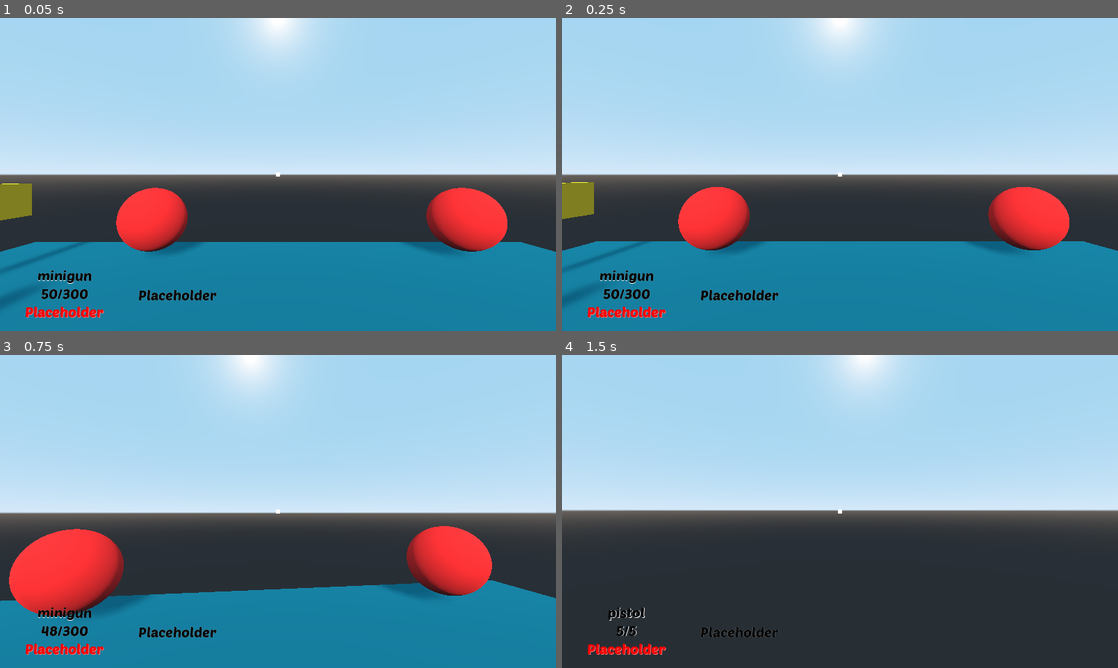
Above: before the commit, frames 1-4 (two rows, left to right).
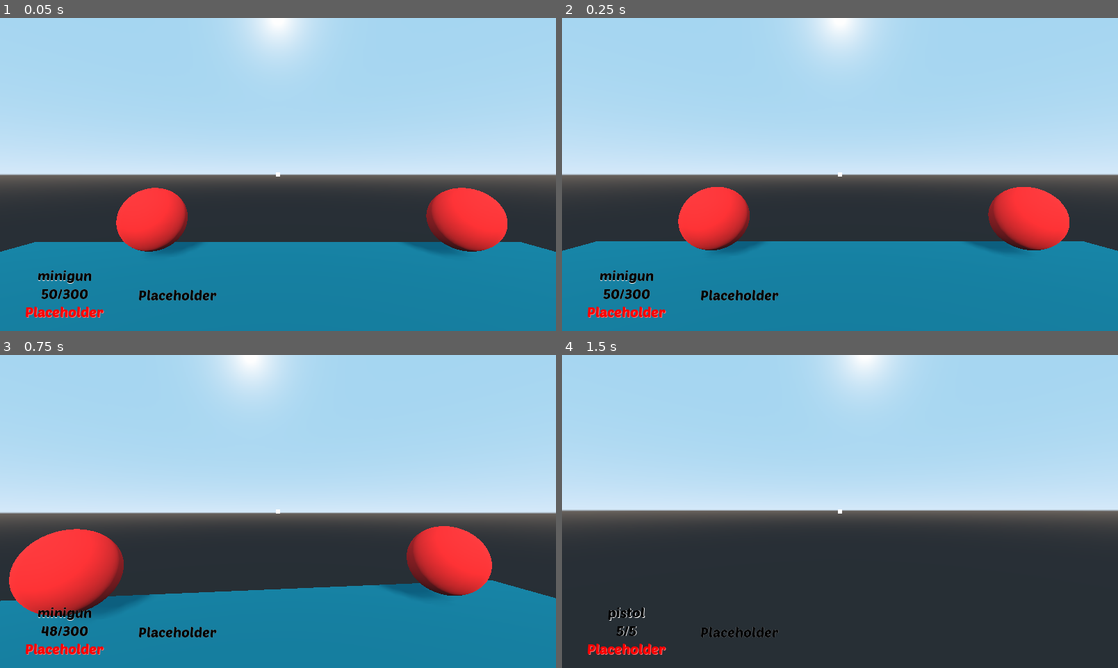
Above: after the commit, the same moments.

Repository: lorenzobartolini00/godot_project
Game: Godot game, scene res://scenes/main.tscn
Two runs of this game, one before a commit and one after it. Both use one fixed random seed, a clock stepped at 60 frames per second and the inputs below.
Inputs (mouse positions are in pixels of both pictures, inside the frame that each line leads up to):
- Up to frame 1 (0.05 s): no input
- Up to frame 2 (0.25 s): no input
- Up to frame 3 (0.75 s): tap Enter at 0.5 s; move the mouse to (305, 511) at 0.52 s; press the mouse at (305, 511) at 0.53 s; hold W (move_forward) from 0.53 s (still down)
- Up to frame 4 (1.5 s): keep holding W (move_forward); tap Space (jump) at 0.77 s; move the mouse to (812, 511) at 1.27 s; release the mouse at (812, 511) at 1.28 s; tap F (change_weapon) at 1.35 s

The runs differ from the first frame. In frame 1, 0.9% of the frame differs, in the area x 0-16%, y 52-93%; in frame 2, 0.9%; in frame 3, less than 0.1%; in frame 4, nothing differs.

Commit message:
Conclusa prima implementazione inventario

Diff:
--- /dev/null
+++ b/nodes/weapon.tscn
@@ -0,0 +1,25 @@
+[gd_scene load_steps=6 format=2]
+
+[ext_resource path="res://scripts/collectable/collectable.gd" type="Script" id=1]
+[ext_resource path="res://my_resources/weapon_statistics/pistol.tres" type="Resource" id=2]
+
+[sub_resource type="CubeMesh" id=41]
+size = Vector3( 0.1, 0.3, 1.3 )
+
+[sub_resource type="SpatialMaterial" id=42]
+albedo_color = Color( 1, 0.141176, 0.662745, 1 )
+
+[sub_resource type="BoxShape" id=43]
+extents = Vector3( 0.14948, 0.339303, 1.01389 )
+
+[node name="Weapon" type="Area"]
+script = ExtResource( 1 )
+item = ExtResource( 2 )
+quantity = 1
+
+[node name="MeshInstance" type="MeshInstance" parent="."]
+mesh = SubResource( 41 )
+material/0 = SubResource( 42 )
+
+[node name="CollisionShape" type="CollisionShape" parent="."]
+shape = SubResource( 43 )
--- a/scenes/main.tscn
+++ b/scenes/main.tscn
@@ -14,10 +14,9 @@
 [ext_resource path="res://scripts/ammos/projectile_ammo.gd" type="Script" id=12]
 [ext_resource path="res://scripts/weapons/projectile_weapon.gd" type="Script" id=13]
 [ext_resource path="res://scripts/inventory_system/inventory.gd" type="Script" id=14]
-[ext_resource path="res://scripts/collectable/collectable.gd" type="Script" id=15]
+[ext_resource path="res://nodes/weapon.tscn" type="PackedScene" id=15]
 [ext_resource path="res://my_resources/weapon_statistics/pistol.tres" type="Resource" id=16]
 [ext_resource path="res://my_resources/weapon_statistics/shot_gun.tres" type="Resource" id=17]
-[ext_resource path="res://my_resources/ammos_statistics/pistol_ammo.tres" type="Resource" id=18]
 
 [sub_resource type="PlaneMesh" id=2]
 size = Vector2( 10, 10 )
@@ -140,14 +139,31 @@
 script = ExtResource( 3 )
 current_gameplay_state = 0
 
-[sub_resource type="CubeMesh" id=41]
-size = Vector3( 0.25, 0.5, 1.8 )
-
-[sub_resource type="SpatialMaterial" id=42]
-albedo_color = Color( 1, 0.803922, 0.141176, 1 )
-
-[sub_resource type="BoxShape" id=43]
-extents = Vector3( 0.14948, 0.339303, 1.01389 )
+[sub_resource type="Resource" id=56]
+resource_local_to_scene = true
+script = ExtResource( 12 )
+name = "pistol_ammo"
+is_unique = false
+max_quantity = 10
+tipology = 1
+current_ammo = 5
+max_ammo = 5
+slots = 4
+recharge_per_slot = 5
+
+[sub_resource type="Resource" id=57]
+resource_local_to_scene = true
+script = ExtResource( 13 )
+name = "pistol"
+is_unique = true
+max_quantity = 0
+tipology = 0
+damage = 1
+ammo = SubResource( 56 )
+reload_time = 1.0
+shoot_time = 0.5
+max_distance = 6.0
+is_shoot_timer_timeout = true
 
 [node name="Main" type="Spatial"]
 script = ExtResource( 6 )
@@ -207,54 +223,14 @@
 statistics = SubResource( 54 )
 _runtime_data = SubResource( 33 )
 
-[node name="Weapon" type="Area" parent="."]
-transform = Transform( 1, 0, 0, 0, 1, 0, 0, 0, 1, -4, 1, 0 )
-script = ExtResource( 15 )
-item = ExtResource( 16 )
-quantity = 1
-
-[node name="MeshInstance" type="MeshInstance" parent="Weapon"]
-mesh = SubResource( 41 )
-material/0 = SubResource( 42 )
-
-[node name="CollisionShape" type="CollisionShape" parent="Weapon"]
-shape = SubResource( 43 )
-
-[node name="Weapon2" type="Area" parent="."]
-transform = Transform( 1, 0, 0, 0, 1, 0, 0, 0, 1, -4, 1, 3 )
-script = ExtResource( 15 )
+[node name="Pistol" parent="." instance=ExtResource( 15 )]
+transform = Transform( 1, 0, 0, 0, 1, 0, 0, 0, 1, -4, 0.5, 0 )
+item = SubResource( 57 )
+
+[node name="Shotgun" parent="." instance=ExtResource( 15 )]
+transform = Transform( 1, 0, 0, 0, 1, 0, 0, 0, 1, -4, 0.5, 3 )
 item = ExtResource( 17 )
-quantity = 1
-
-[node name="MeshInstance" type="MeshInstance" parent="Weapon2"]
-mesh = SubResource( 41 )
-material/0 = SubResource( 42 )
-
-[node name="CollisionShape" type="CollisionShape" parent="Weapon2"]
-shape = SubResource( 43 )
-
-[node name="Ammo" type="Area" parent="."]
-transform = Transform( 1, 0, 0, 0, 1, 0, 0, 0, 1, -4, 1, -3 )
-script = ExtResource( 15 )
-item = ExtResource( 18 )
-quantity = 1
-
-[node name="MeshInstance" type="MeshInstance" parent="Ammo"]
-mesh = SubResource( 41 )
-material/0 = SubResource( 42 )
-
-[node name="CollisionShape" type="CollisionShape" parent="Ammo"]
-shape = SubResource( 43 )
-
-[node name="Ammo2" type="Area" parent="."]
-transform = Transform( 1, 0, 0, 0, 1, 0, 0, 0, 1, -3, 1, 0 )
-script = ExtResource( 15 )
-item = ExtResource( 18 )
-quantity = 1
-
-[node name="MeshInstance" type="MeshInstance" parent="Ammo2"]
-mesh = SubResource( 41 )
-material/0 = SubResource( 42 )
-
-[node name="CollisionShape" type="CollisionShape" parent="Ammo2"]
-shape = SubResource( 43 )
+
+[node name="Shotgun2" parent="." instance=ExtResource( 15 )]
+transform = Transform( 1, 0, 0, 0, 1, 0, 0, 0, 1, -3, 0.5, 3 )
+item = ExtResource( 17 )
Not shown: 1 places in scenes/main.tscn that only renumber resources
